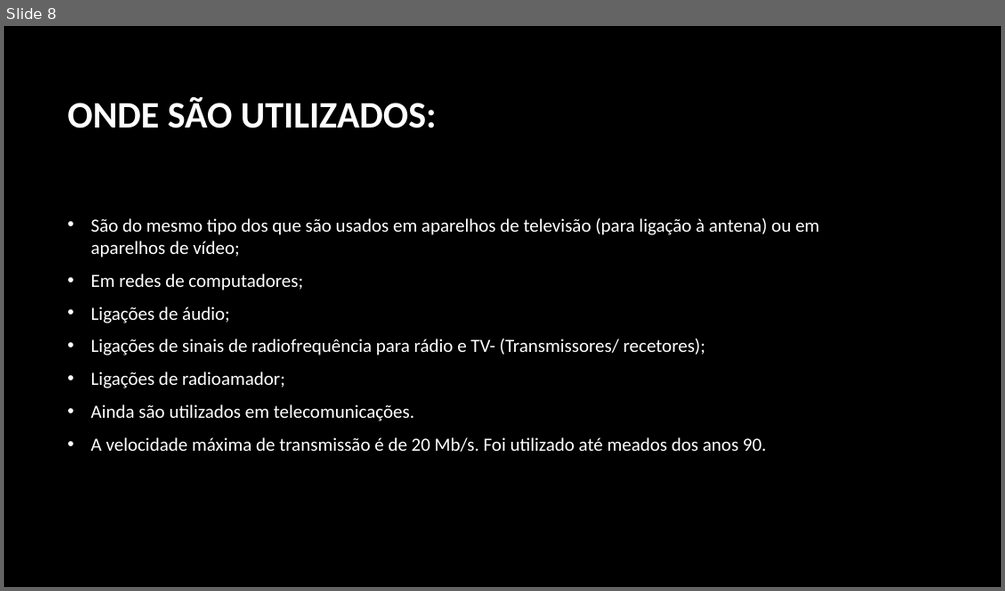
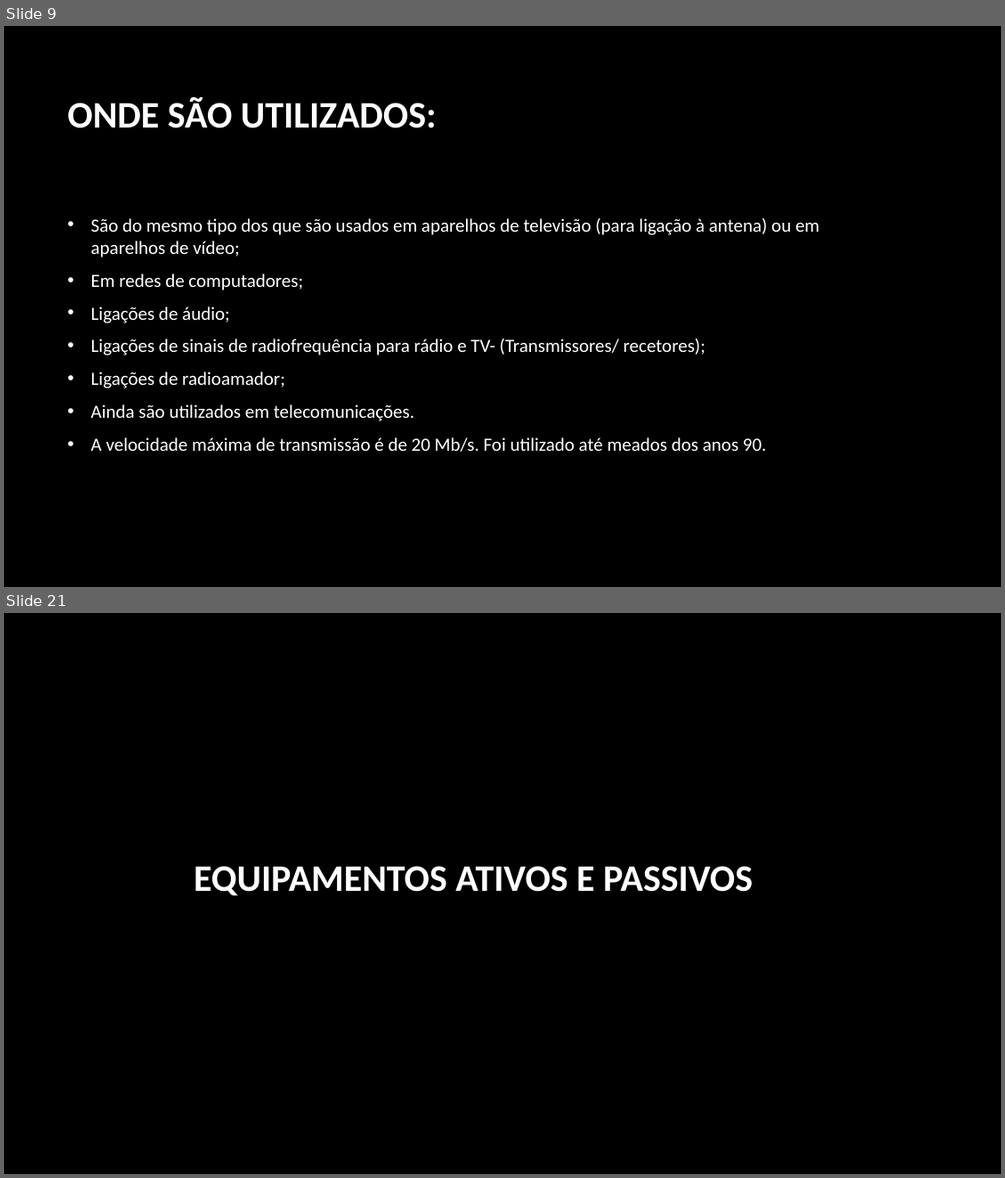
Before and after one commit to RosaFernandes/RosaFernandes, a slide deck: Trabalho pratico.pptx. Shown one above the other, each under a label of ours: slide 8 before the commit, slides 9 and 21 after it; the slides between them are not shown. The pictures are 1005x591 and 1005x1178 pixels, drawn with LibreOffice and Linux fonts; fonts in the diff are those of the drawing; background and template pictures are left out. Boxes give left, top, right and bottom in pixels: in the first picture for what was removed or moved away, otherwise in the second. Text is boxed around its words. In the diff, an @@ line names an element or a change of style, - is before the commit and + after.

```diff
--- a/Trabalho pratico.pptx
+++ b/Trabalho pratico.pptx
@@ slide 21 added at (x1=4, y1=613, x2=1001, y2=1174), background picture (left out) @@
@@ title added at (x1=194, y1=866, x2=752, y2=896), 36 pt, text #FFFFFF, bold @@
+EQUIPAMENTOS ATIVOS E PASSIVOS
@@ what was slide 8 is now slide 9 @@
```
Also in this commit, not shown: 3 slides changed, 14 other slides added, 1 other file.
